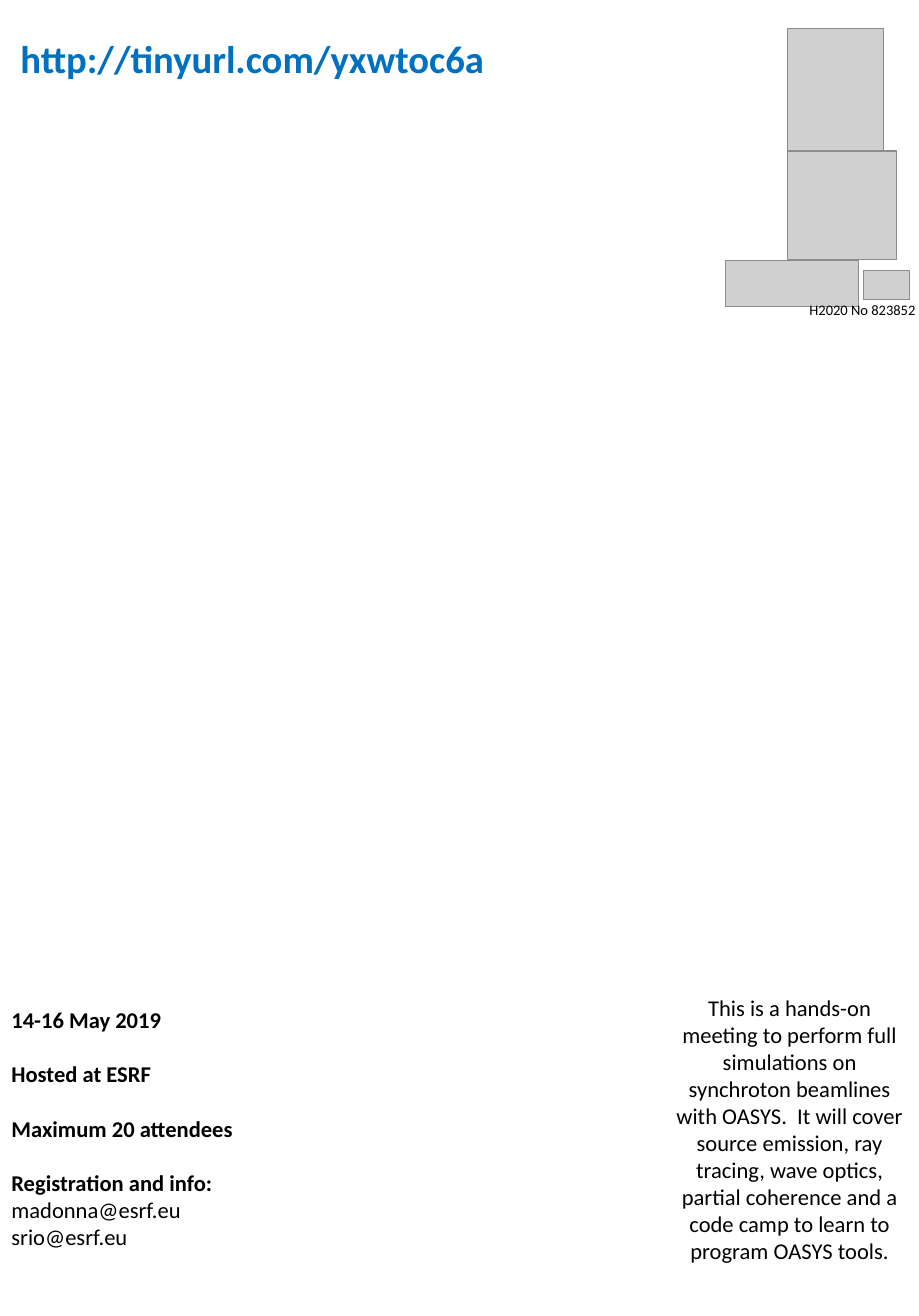
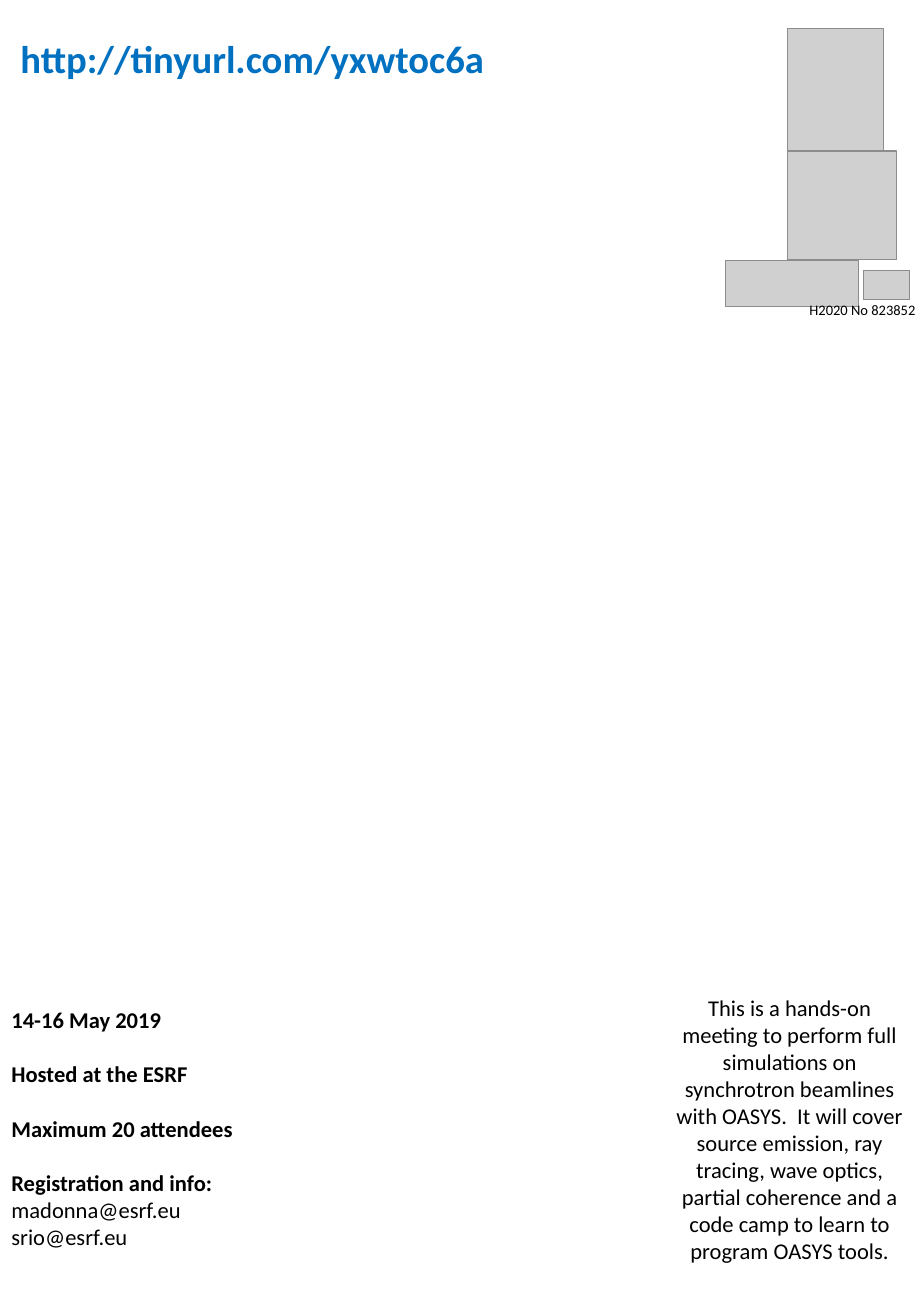
Before and after one commit to oasys-kit/oasys_school, a slide deck: slide 1 of oasys_poster.pptx. Drawn at 919x1316 pixels with LibreOffice and Linux fonts; fonts in the diff are those of the drawing; grey boxes stand for pictures; background and template pictures are left out. Boxes give left, top, right and bottom in pixels: in the first picture for what was removed or moved away, otherwise in the second. Text is boxed around its words. In the diff, an @@ line names an element or a change of style, - is before the commit and + after.

```diff
--- a/oasys_poster.pptx
+++ b/oasys_poster.pptx
@@ text at box(676, 1000, 902, 1263): text changed @@
-This is a hands-on meeting to perform full simulations on synchroton beamlines with OASYS. It will cover source emission, ray tracing, wave optics, partial coherence and a code camp to learn to program OASYS tools.
+This is a hands-on meeting to perform full simulations on synchrotron beamlines with OASYS. It will cover source emission, ray tracing, wave optics, partial coherence and a code camp to learn to program OASYS tools.
@@ text at box(11, 1066, 188, 1082): text changed @@
-Hosted at ESRF
+Hosted at the ESRF
```
Also in this commit, not shown: 1 other file.
